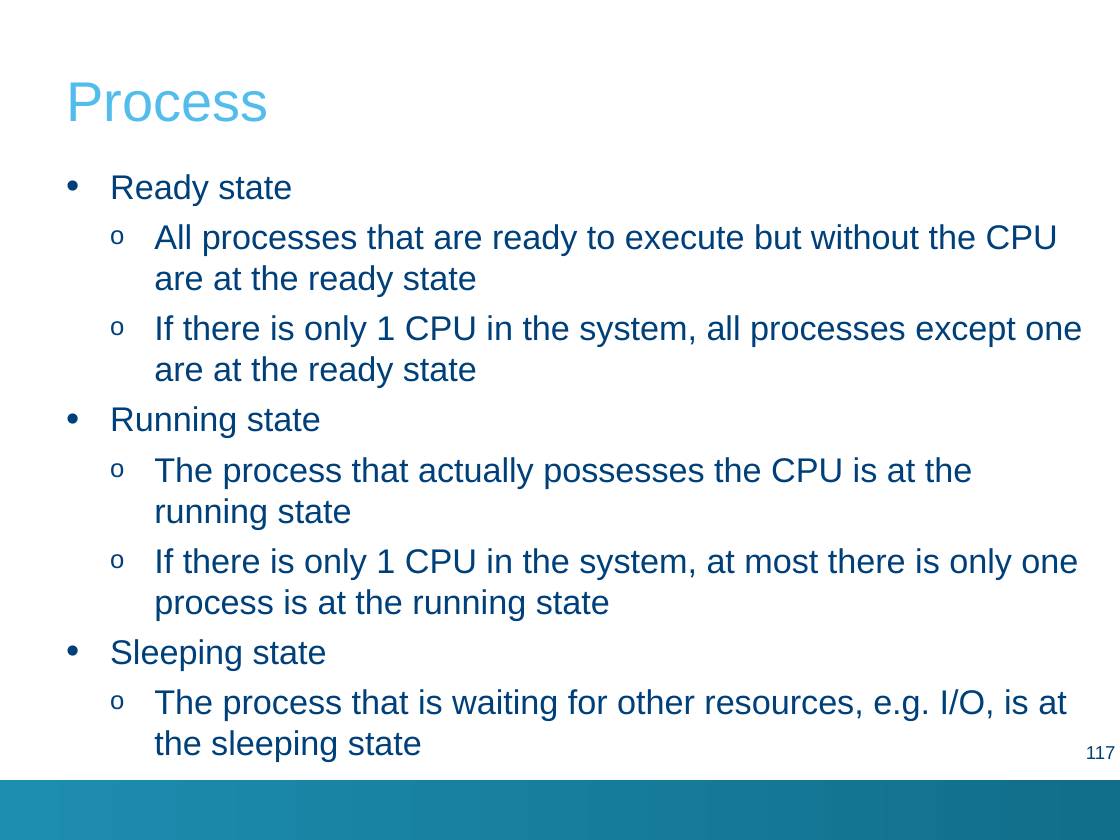
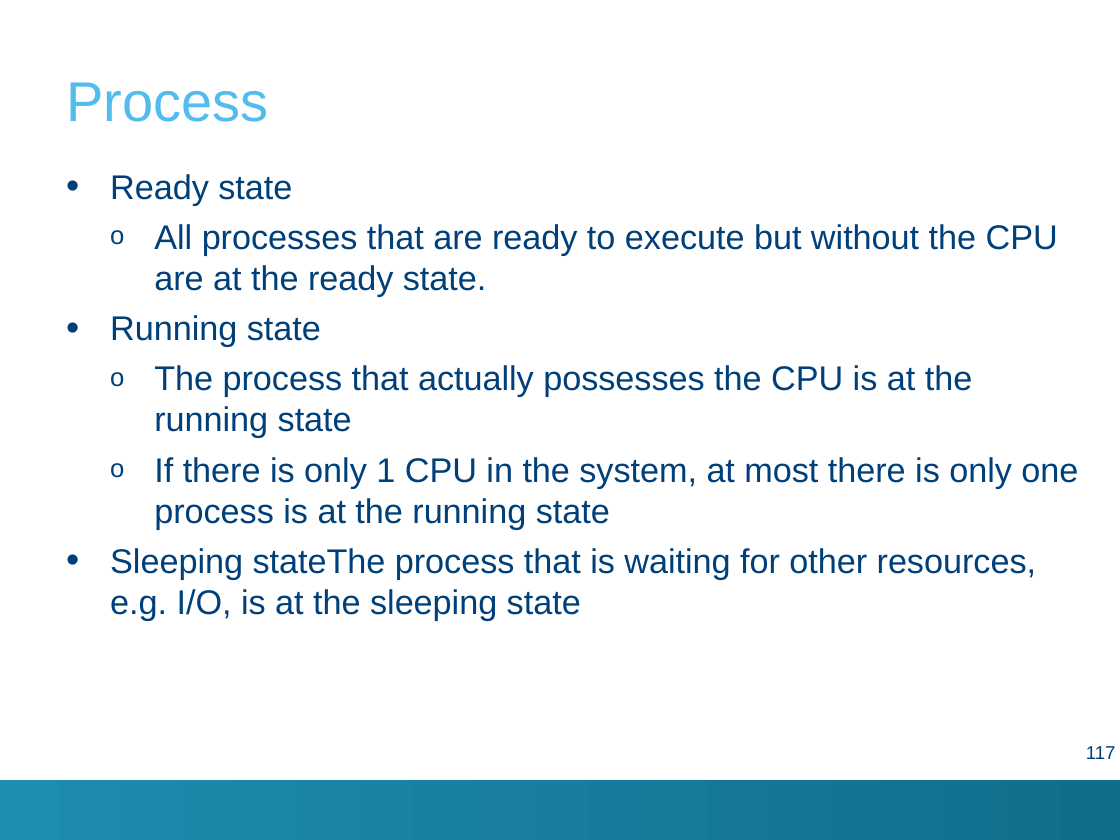
Before and after one commit to hpcleuven/Linux-intro, a slide deck: slide 117 of Linux-intro.pptx. Drawn at 1120x840 pixels with LibreOffice and Linux fonts; fonts in the diff are those of the drawing; background and template pictures are left out. Boxes give left, top, right and bottom in pixels: in the first picture for what was removed or moved away, otherwise in the second. Text is boxed around its words. In the diff, an @@ line names an element or a change of style, - is before the commit and + after.

```diff
--- a/Linux-intro.pptx
+++ b/Linux-intro.pptx
@@ text at (x1=154, y1=224, x2=1058, y2=297): text changed @@
-  o All processes that are ready to execute but without the CPU are at the ready state
-  o If there is only 1 CPU in the system, all processes except one are at the ready state
+  o All processes that are ready to execute but without the CPU are at the ready state.
@@ text at (x1=110, y1=548, x2=1036, y2=620): text changed @@
-• Sleeping state
-  o The process that is waiting for other resources, e.g. I/O, is at the sleeping state
+• Sleeping stateThe process that is waiting for other resources, e.g. I/O, is at the sleeping state
```
Also in this commit, not shown: 3 other slides changed, 1 other file.
